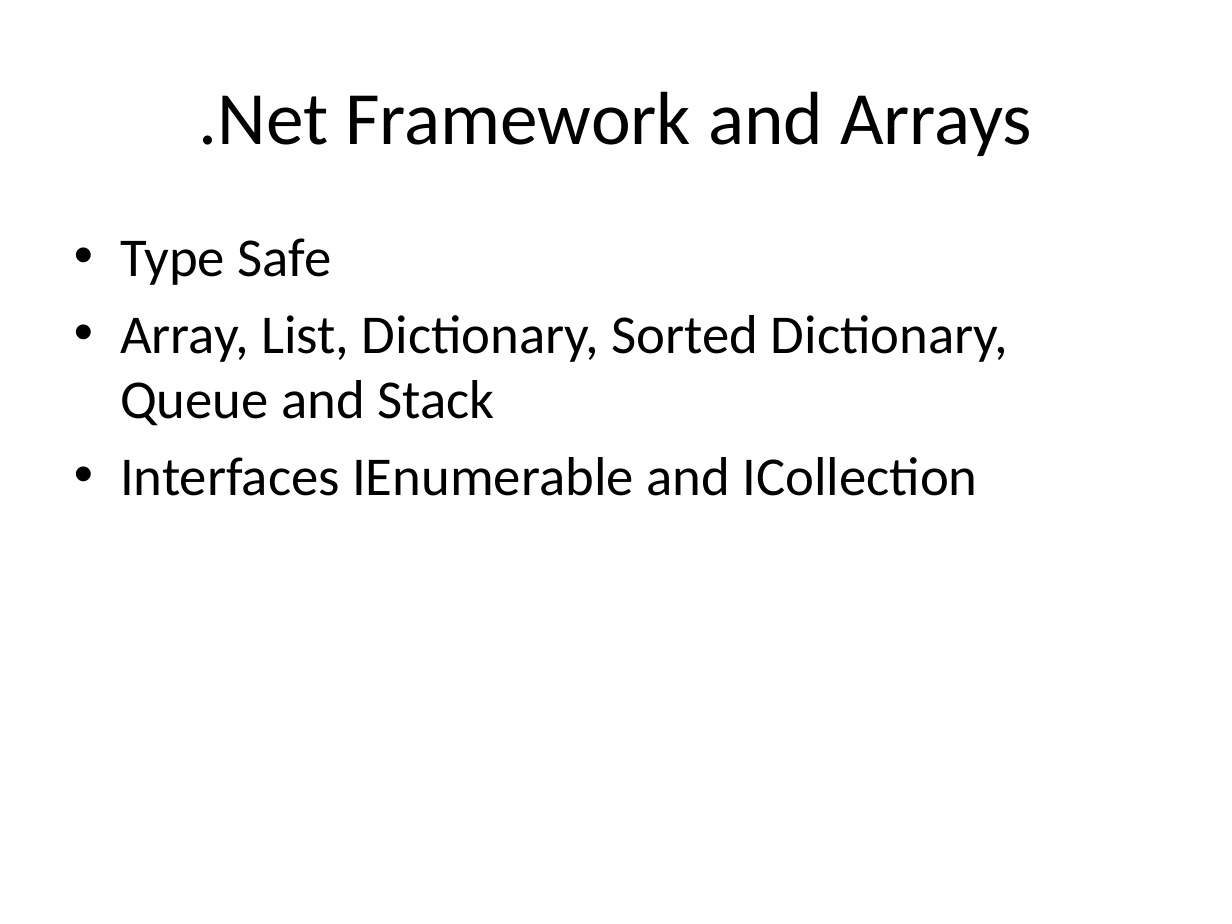
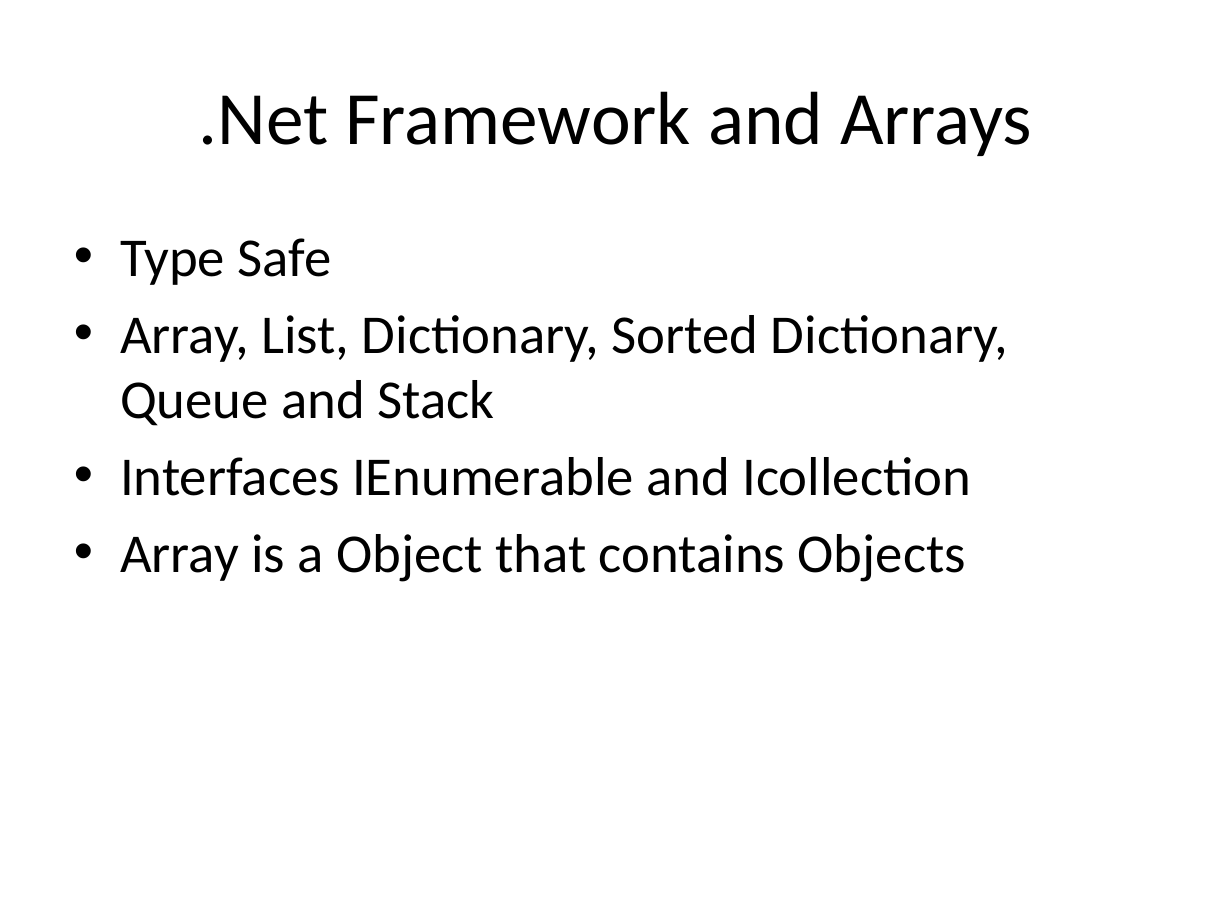
Before and after one commit to isurup/kalle-martin-group, a slide deck: slide 2 of OOPExam/03 Arrays and Collections.pptx. Drawn at 1232x924 pixels with LibreOffice and Linux fonts; fonts in the diff are those of the drawing. Boxes give left, top, right and bottom in pixels: in the first picture for what was removed or moved away, otherwise in the second. Text is boxed around its words. In the diff, an @@ line names an element or a change of style, - is before the commit and + after.

```diff
--- a/OOPExam/03 Arrays and Collections.pptx
+++ b/OOPExam/03 Arrays and Collections.pptx
@@ text at box(120, 457, 971, 582): text changed @@
-• Interfaces IEnumerable and ICollection
+• Interfaces IEnumerable and Icollection
+• Array is a Object that contains Objects
```
Also in this commit, not shown: 2 other slides changed, 5 slides added, 5 slides removed.
